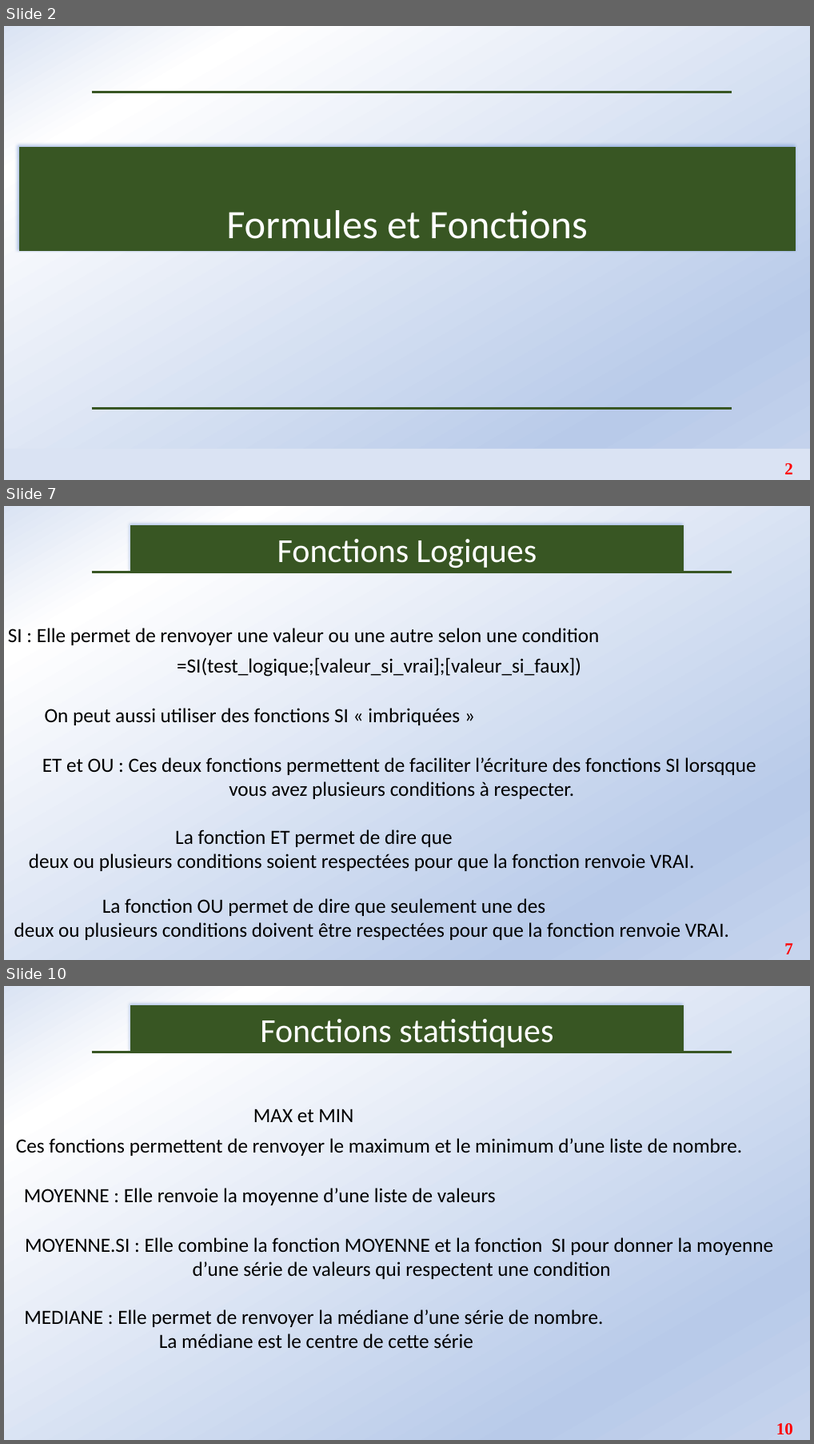
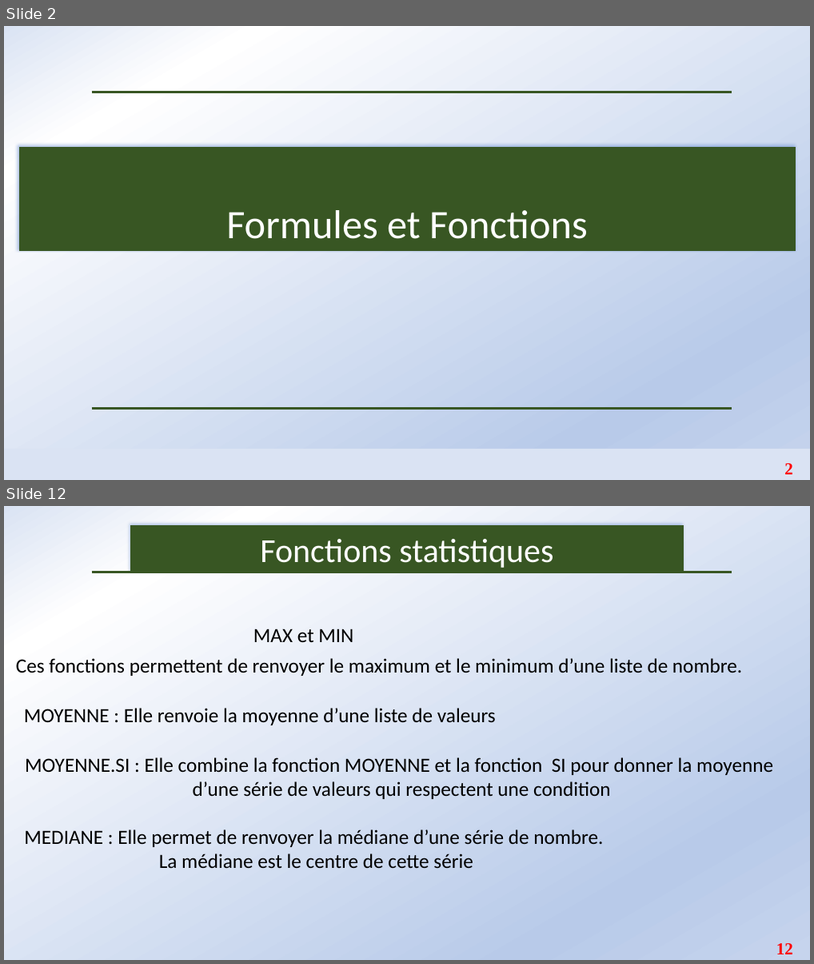
Before and after one commit to Abson-dev/Formation-Excel-IFDC, a slide deck: Cours/IFDC_2.pptx. Shown one above the other, each under a label of ours: slides 2, 7 and 10 before the commit, slides 2 and 12 after it; the slides between them are not shown. The pictures are 814x1444 and 814x964 pixels, drawn with LibreOffice and Linux fonts; fonts in the diff are those of the drawing. Boxes give left, top, right and bottom in pixels: in the first picture for what was removed or moved away, otherwise in the second. Text is boxed around its words. In the diff, an @@ line names an element or a change of style, - is before the commit and + after.

```diff
--- a/Cours/IFDC_2.pptx
+++ b/Cours/IFDC_2.pptx
@@ slide 7 removed at (x1=4, y1=506, x2=810, y2=960), background gradient #DAE3F3 to #FFFFFF to #B8CAE9 to #C6D4ED @@
@@ rectangle removed at (x1=131, y1=525, x2=684, y2=572) @@
-Fonctions Logiques
@@ line removed from (92, 572) to (732, 572) @@
@@ text removed at (x1=8, y1=628, x2=600, y2=645) @@
-SI : Elle permet de renvoyer une valeur ou une autre selon une condition
@@ text removed at (x1=177, y1=657, x2=582, y2=676) @@
-=SI(test_logique;[valeur_si_vrai];[valeur_si_faux])
@@ text removed at (x1=45, y1=708, x2=460, y2=725) @@
-On peut aussi utiliser des fonctions SI « imbriquées »
@@ text removed at (x1=42, y1=757, x2=757, y2=799) @@
-ET et OU : Ces deux fonctions permettent de faciliter l’écriture des fonctions SI lorsqque
-vous avez plusieurs conditions à respecter.
@@ text removed at (x1=29, y1=829, x2=694, y2=871) @@
-La fonction ET permet de dire que
-deux ou plusieurs conditions soient respectées pour que la fonction renvoie VRAI.
@@ text removed at (x1=14, y1=898, x2=730, y2=940) @@
-La fonction OU permet de dire que seulement une des
-deux ou plusieurs conditions doivent être respectées pour que la fonction renvoie VRAI.
@@ page number removed at (x1=785, y1=943, x2=794, y2=954) @@
-7
@@ what was slide 10 is now slide 12 @@
@@ page number at (x1=777, y1=943, x2=794, y2=954): text changed @@
-10
+12
```
Also in this commit, not shown: 7 slides changed, 4 slides added.
